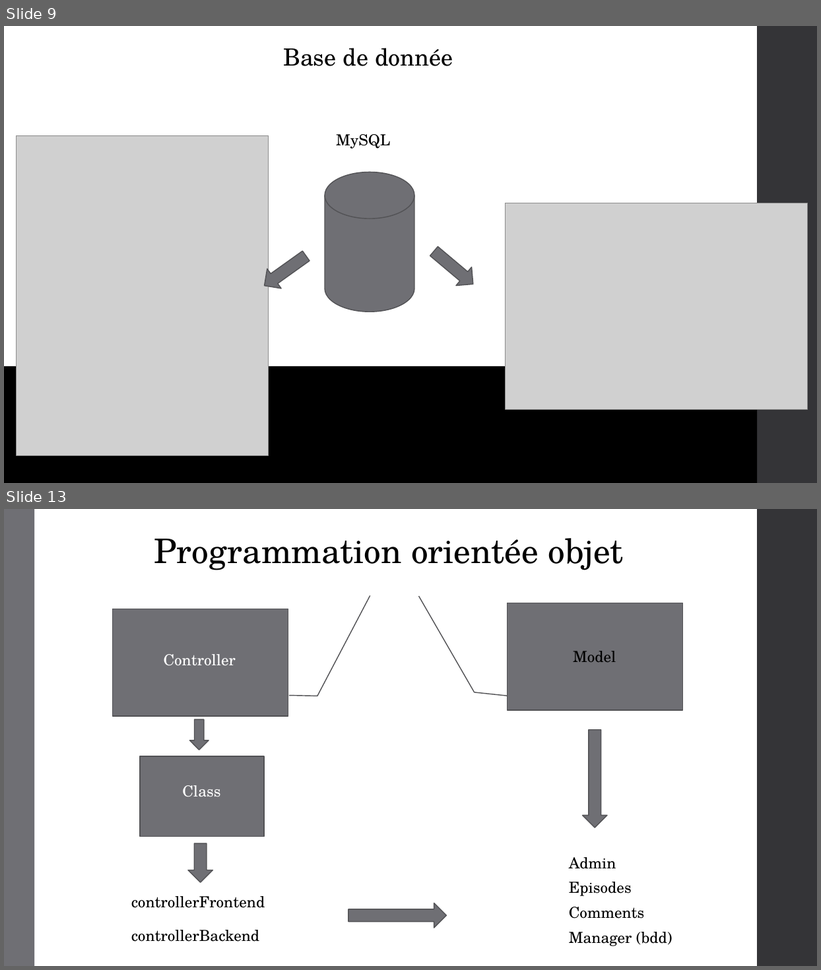
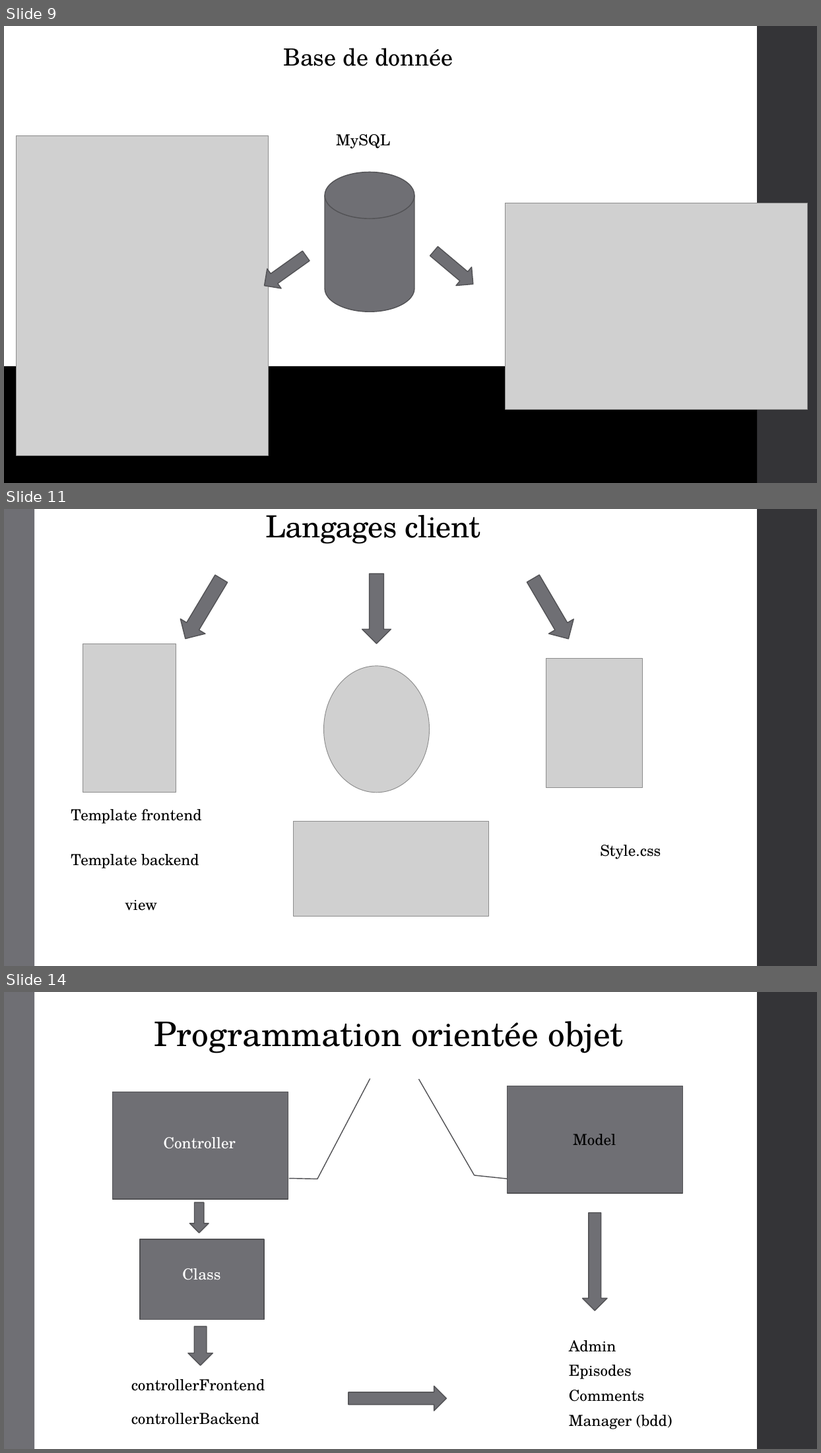
Before and after one commit to LaureenPerrin/project4_Blog-application-in-PHP-and-with-a-MySQL-database, a slide deck: powerpoint/project4.pptx. Shown one above the other, each under a label of ours: slides 9 and 13 before the commit, slides 9, 11 and 14 after it; the slides between them are not shown. The pictures are 821x970 and 821x1453 pixels, drawn with LibreOffice and Linux fonts; fonts in the diff are those of the drawing; grey boxes stand for pictures. Boxes give left, top, right and bottom in pixels: in the first picture for what was removed or moved away, otherwise in the second. Text is boxed around its words. In the diff, an @@ line names an element or a change of style, - is before the commit and + after.

```diff
--- a/powerpoint/project4.pptx
+++ b/powerpoint/project4.pptx
@@ slide 11 added at [4, 509, 817, 966], background #FFFFFF; not listed: 2 template elements that a slide beside it also shows @@
@@ title added at [265, 515, 481, 544], 36 pt, text #000000 @@
+Langages client
@@ down arrow added at [173, 571, 234, 646], fill #6F6F74, outline #525256 1.1 pt @@
@@ down arrow added at [362, 574, 391, 644], fill #6F6F74, outline #525256 1.1 pt @@
@@ down arrow added at [521, 571, 581, 646], fill #6F6F74, outline #525256 1.1 pt @@
@@ picture added at [83, 644, 177, 793] @@
@@ picture added at [323, 666, 429, 793] @@
@@ picture added at [547, 658, 643, 788] @@
@@ text added at [71, 809, 202, 824], 18 pt, text #000000 @@
+Template frontend
@@ picture added at [294, 822, 489, 917] @@
@@ text added at [600, 845, 661, 859], 18 pt, text #000000 @@
+Style.css
@@ text added at [71, 854, 199, 869], 18 pt, text #000000 @@
+Template backend
@@ text added at [125, 900, 157, 911], 18 pt, text #000000 @@
+view
@@ what was slide 13 is now slide 14 @@
```
Also in this commit, not shown: 3 slides changed, 8 other slides added, 2 slides removed, 1 other file.
